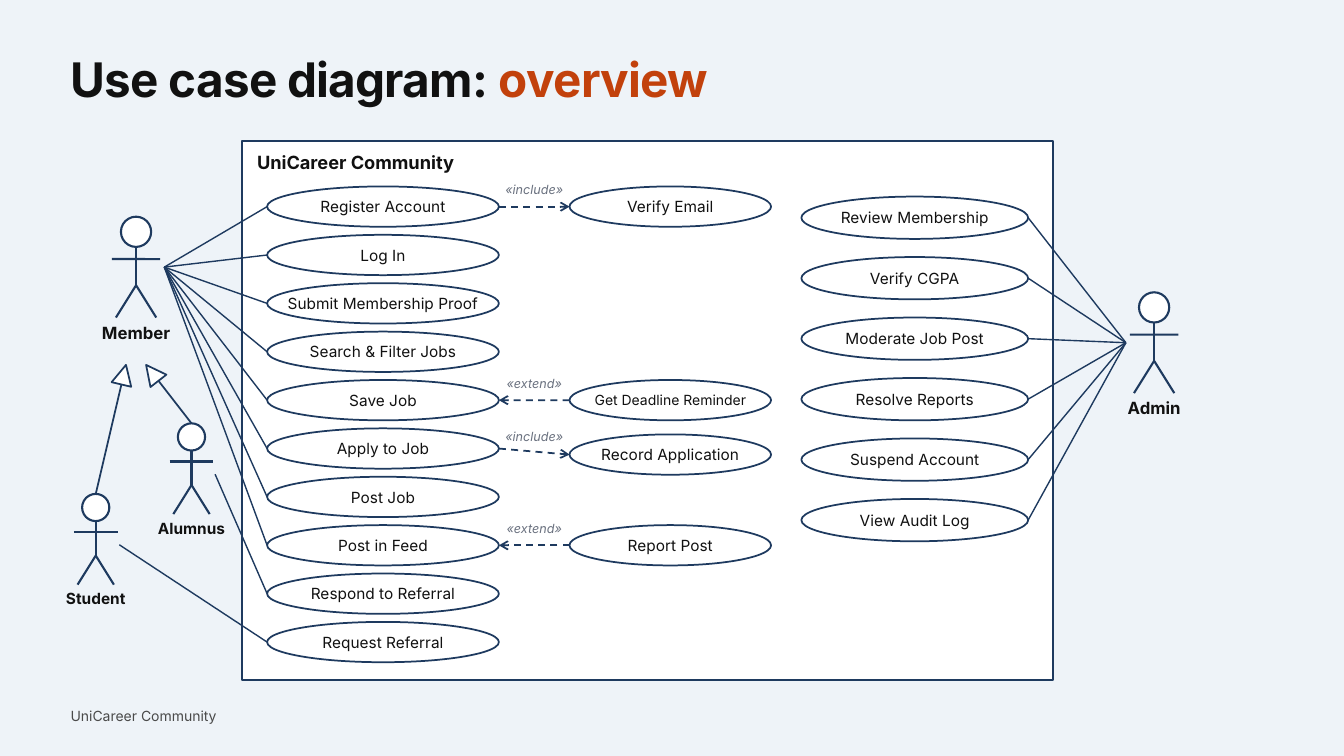
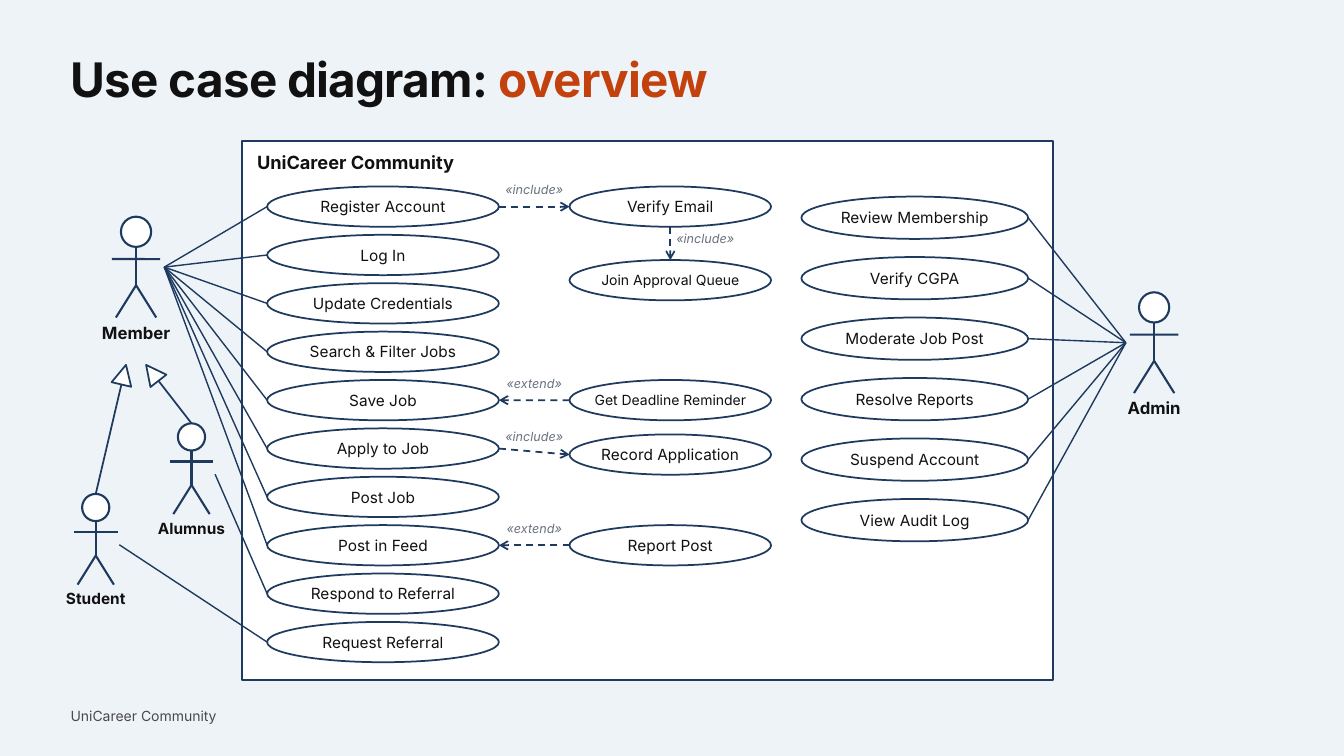
Before and after one commit to sooooojib/CAMPUS_JOB_HUNTING, a slide deck: slide 2 of presentation/UniCareer_Chapter3.pptx. Drawn at 1344x756 pixels with LibreOffice and Linux fonts; fonts in the diff are those of the drawing. Boxes give left, top, right and bottom in pixels: in the first picture for what was removed or moved away, otherwise in the second. Text is boxed around its words. In the diff, an @@ line names an element or a change of style, - is before the commit and + after.

Commit message:
docs: align all architectural, security, API, and workflow docs with two-stage verification and approval lifecycle

```diff
--- a/presentation/UniCareer_Chapter3.pptx
+++ b/presentation/UniCareer_Chapter3.pptx
@@ arrow added from (670, 227) to (670, 260), #1E3A5F 1.25 pt dashed @@
@@ text added at (676, 234, 734, 243), 9 pt, text #6B7280, italic @@
+«include»
@@ ellipse added at (570, 260, 771, 300), fill #FFFFFF, outline #1E3A5F 1.25 pt @@
@@ text at (313, 297, 453, 312): text changed @@
-Submit Membership Proof
+Update Credentials
@@ text added at (601, 274, 739, 288), 10 pt, text #111111 @@
+Join Approval Queue
```
Also in this commit, not shown: 1 other slide changed, 19 other files.
